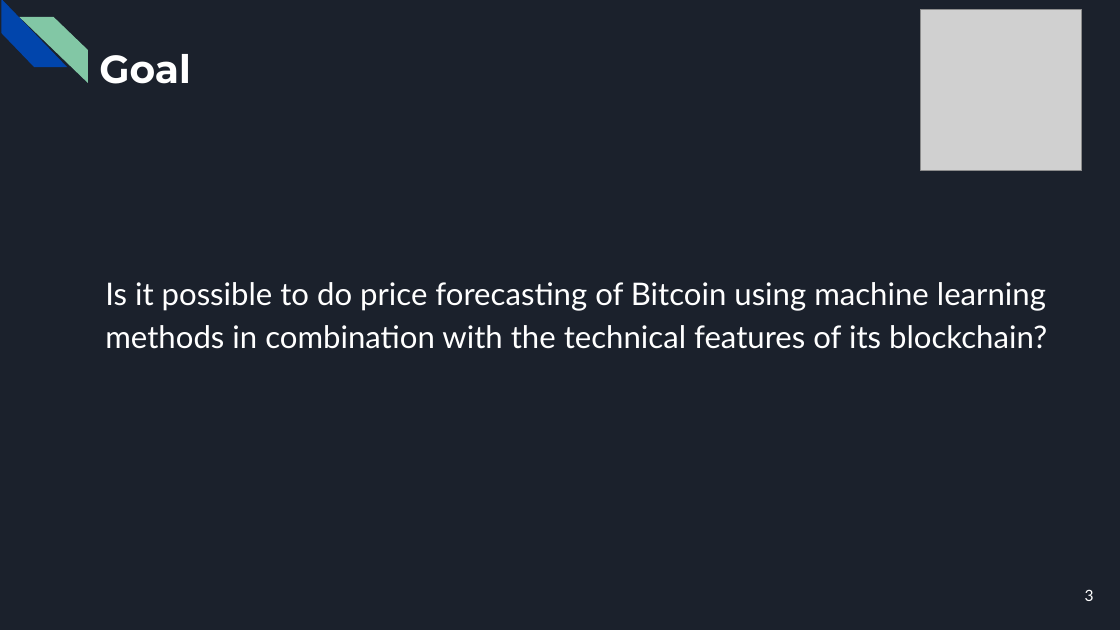
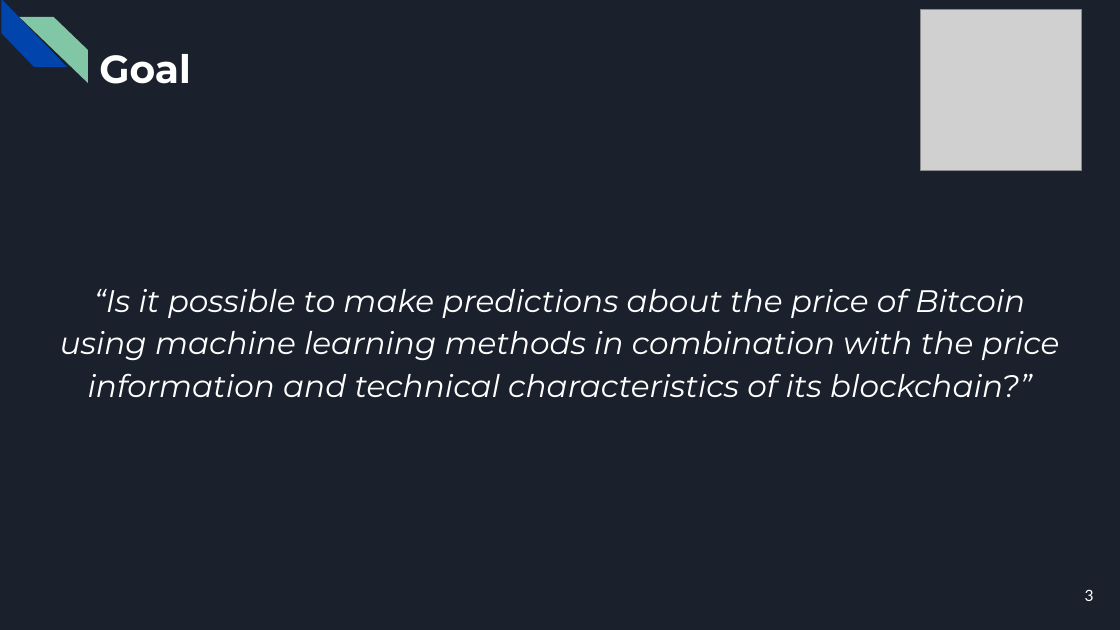
Before and after one commit to CorsiDanilo/bitcoin-price-prediction-with-pyspark, a slide deck: slide 3 of presentation/presentation.pptx. Drawn at 1120x630 pixels with LibreOffice and Linux fonts; fonts in the diff are those of the drawing; grey boxes stand for pictures. Boxes give left, top, right and bottom in pixels: in the first picture for what was removed or moved away, otherwise in the second. Text is boxed around its words. In the diff, an @@ line names an element or a change of style, - is before the commit and + after.

```diff
--- a/presentation/presentation.pptx
+++ b/presentation/presentation.pptx
@@ text at [60, 288, 1060, 397]: text changed; font Lato to Montserrat; italic on @@
-Is it possible to do price forecasting of Bitcoin using machine learning methods in combination with the technical features of its blockchain?
+“Is it possible to make predictions about the price of Bitcoin using machine learning methods in combination with the price information and technical characteristics of its blockchain?”
```
Also in this commit, not shown: 5 other slides changed, 14 slides added, 8 slides removed, 2 other files.
